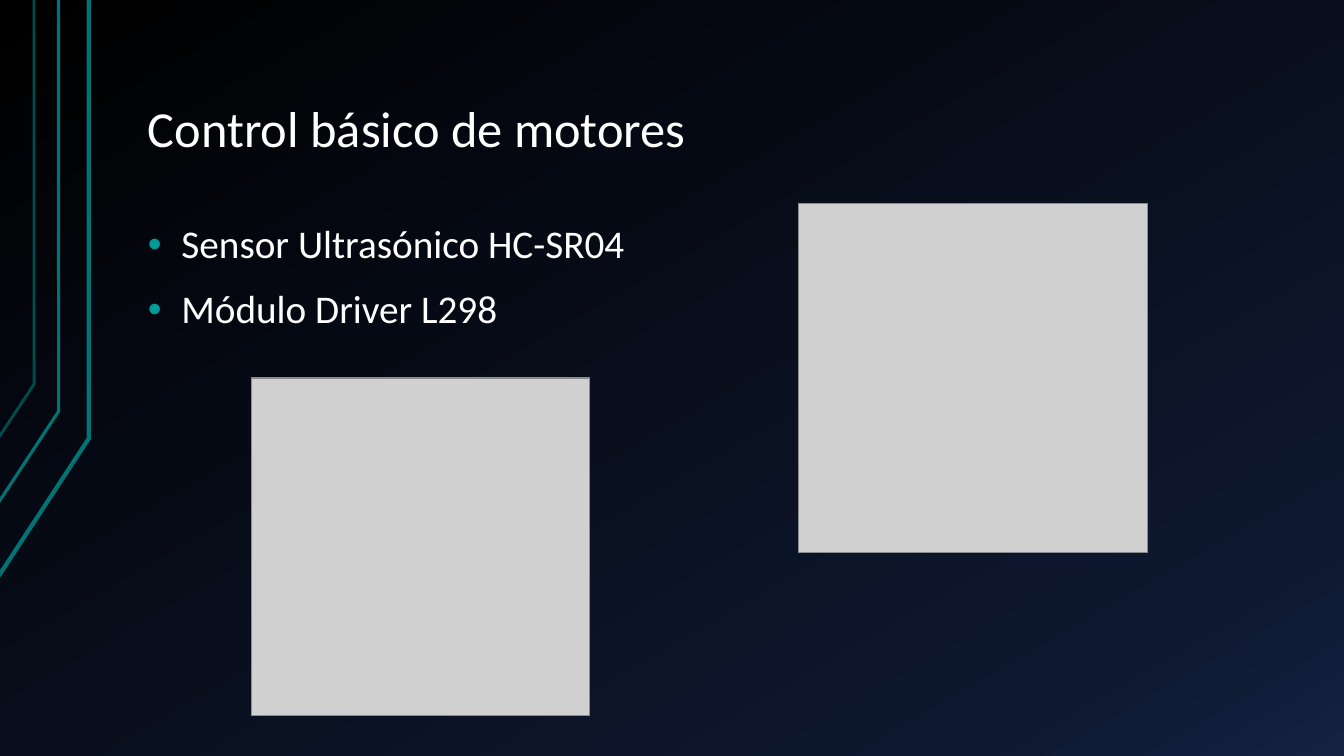
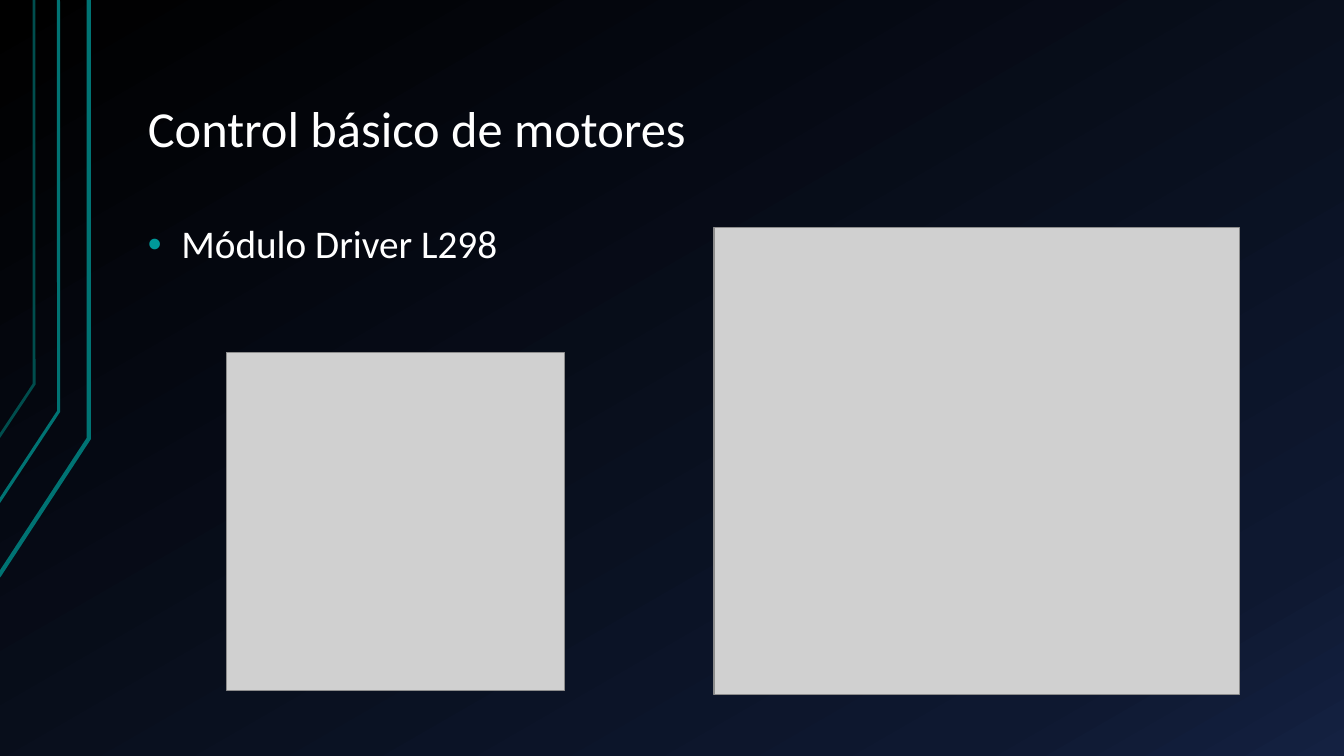
Before and after one commit to harrylisby/FLER, a slide deck: slide 12 of ppt_FLER.pptx (slide 10 before the commit). Drawn at 1344x756 pixels with LibreOffice and Linux fonts; fonts in the diff are those of the drawing; grey boxes stand for pictures. Boxes give left, top, right and bottom in pixels: in the first picture for what was removed or moved away, otherwise in the second. Text is boxed around its words. In the diff, an @@ line names an element or a change of style, - is before the commit and + after.

```diff
--- a/ppt_FLER.pptx
+++ b/ppt_FLER.pptx
@@ picture removed at bbox=[798, 204, 1147, 554] @@
@@ text at bbox=[181, 230, 624, 259]: paragraph removed @@
-• Sensor Ultrasónico HC-SR04
@@ picture added at bbox=[714, 227, 1239, 695] @@
@@ picture: place and size @@
-picture at bbox=[252, 378, 590, 716]
+picture at bbox=[227, 353, 565, 691]
```
Also in this commit, not shown: 2 slides added, 1 slide removed.
